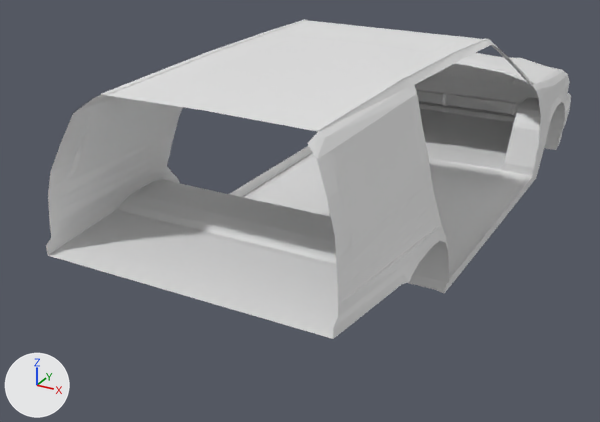
One commit to the Blender file volvo850r (1).blend: the scene before it, then after it.
One viewpoint serves both versions: a 50 mm lens placed at (4.06, -9.4, 3.42), pointed at (-0.64, -0.86, -0.85). The lights are fixed; the arrows at lower left show +X, +Y and +Z. The older version comes first.
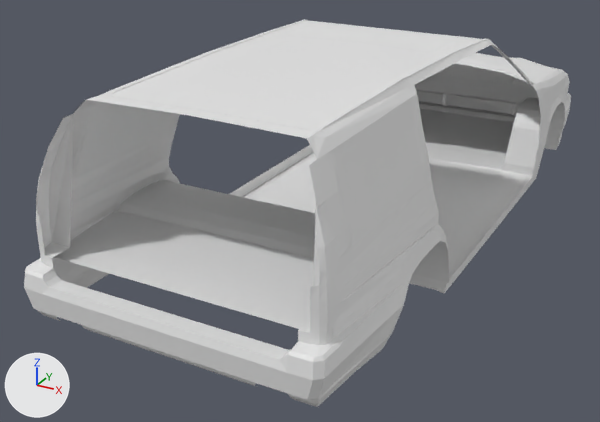
Patch to the scene script:
```diff
--- a/volvo850r (1).blend.py
+++ b/volvo850r (1).blend.py
@@ me_plane_001 @@
 # used by ob_plane; location = (0.0, 3.29, 0.0)
-me_plane_001.from_pydata(...)  # 691 vertices, 544 faces, 2 loose edges; spans x -1.72..0.0, y -7.57..1.36, z -0.99..1.38
+me_plane_001.from_pydata(...)  # 814 vertices, 641 faces, 2 loose edges; spans x -1.72..0.0, y -7.91..1.36, z -0.99..1.38
+# me_plane_001 part 1
+# 16 faces are deleted
+# 7 vertices in x -1.68, y -6.44..-5.48, z -0.09..0.04 move by (0.04, 0.0, 0.0)
+# 8 vertices move from x -1.71..-1.06, y -7.26..-5.73, z -0.21..1.34 to x -1.71..-1.06, y -7.26..-5.74, z -0.22..1.34
+# 111 vertices are added at x -1.71..0.0, y -7.91..-6.41, z -0.81..1.35
+# 6 new vertices lie (-0.05, 0.03, 0.0) away from vertices in x -1.48, y -7.69, z -0.19..0.2
+# 6 new vertices lie (0.07, -0.03, 0.0) away from vertices in x -1.48, y -7.69, z -0.19..0.2
+# 113 new faces join them
```

Pixel boxes [x1, y1, x2, y2] of what changed, in the pictures (600 x 422 px):
'Plane', reshaped (21% taller)
    before: [46, 19, 571, 339]
    after: [24, 19, 571, 407]
part 1 of me_plane_001, built on
    before: [46, 50, 444, 339]
    after: [24, 50, 443, 407]
